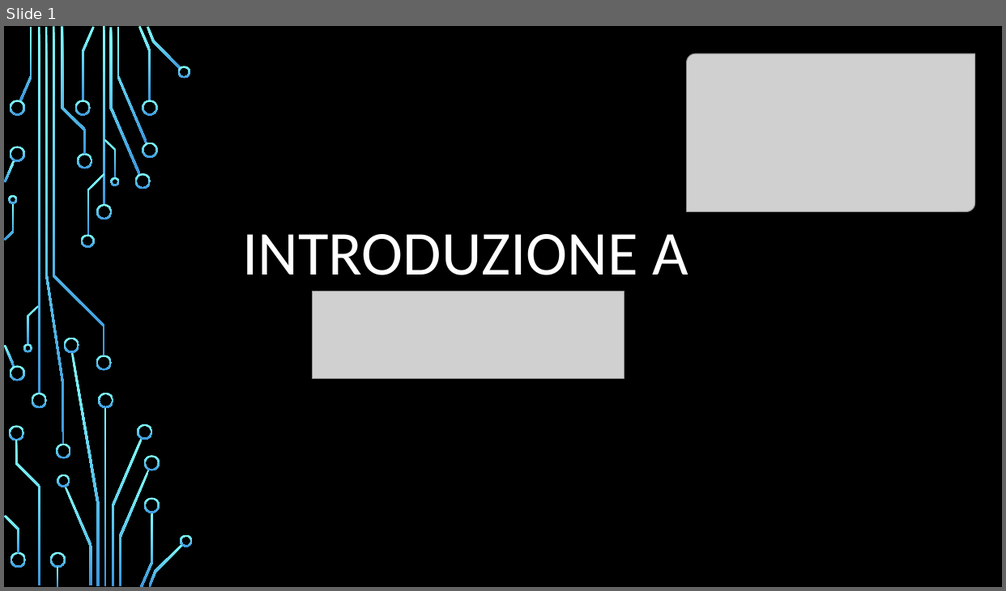
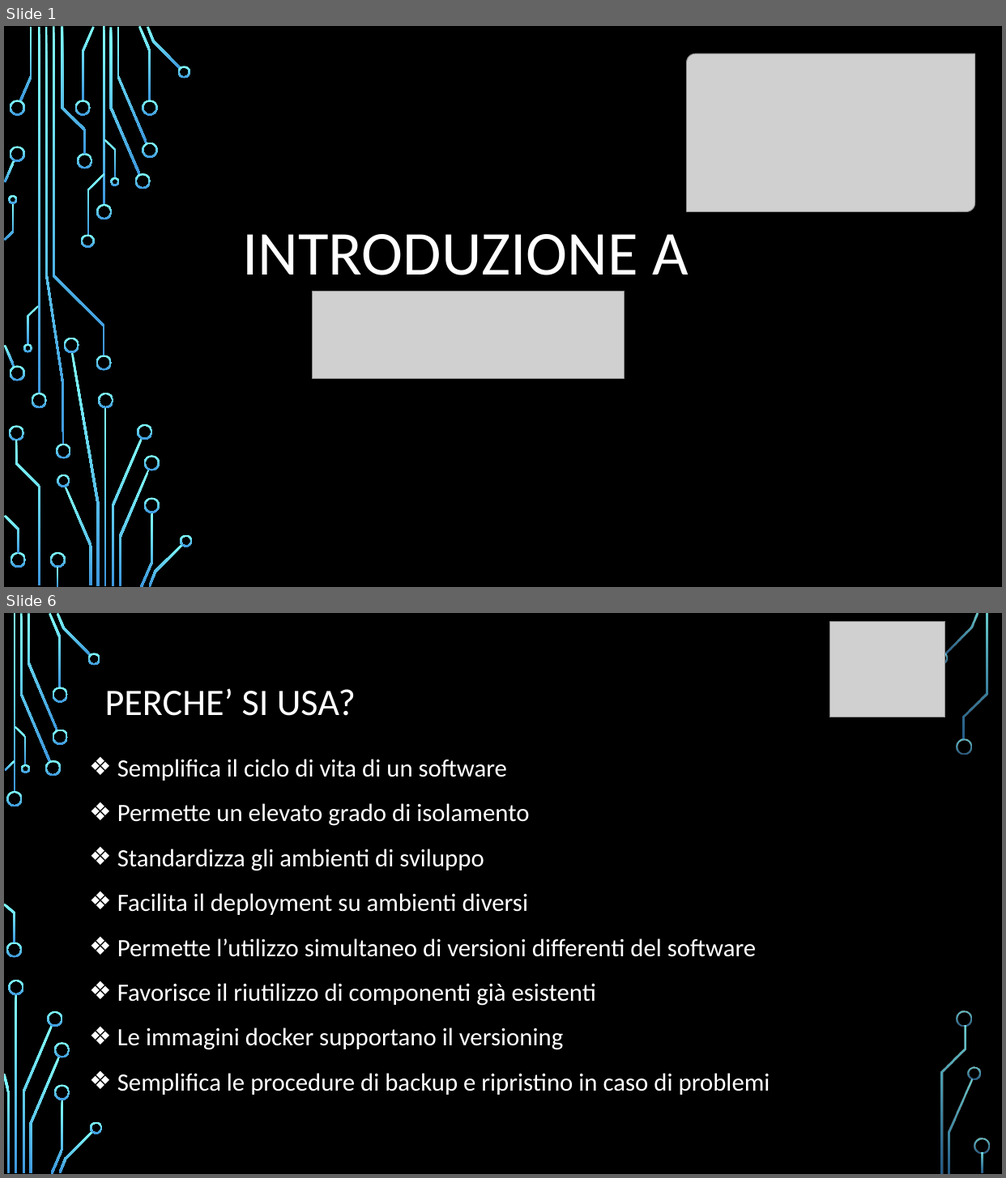
Before and after one commit to angelitadoria/Documenti-stage, a slide deck: prsentazione_DOCKER.pptx. Shown one above the other, each under a label of ours: slide 1 before the commit, slides 1 and 6 after it; the slides between them are not shown. The pictures are 1006x591 and 1006x1178 pixels, drawn with LibreOffice and Linux fonts; fonts in the diff are those of the drawing; grey boxes stand for pictures; background and template pictures are left out. Boxes give left, top, right and bottom in pixels: in the first picture for what was removed or moved away, otherwise in the second. Text is boxed around its words. In the diff, an @@ line names an element or a change of style, - is before the commit and + after.

```diff
--- a/prsentazione_DOCKER.pptx
+++ b/prsentazione_DOCKER.pptx
@@ slide 6 added at bbox=[4, 613, 1002, 1174], background picture (left out) @@
@@ picture added at bbox=[829, 621, 946, 717] @@
@@ title added at bbox=[105, 688, 356, 716], 36 pt, text #FFFFFF @@
+PERCHE’ SI USA?
@@ text added at bbox=[117, 759, 770, 1095], 24 pt, text #FFFFFF @@
+❖ Semplifica il ciclo di vita di un software
+❖ Permette un elevato grado di isolamento
+❖ Standardizza gli ambienti di sviluppo
+❖ Facilita il deployment su ambienti diversi
+❖ Permette l’utilizzo simultaneo di versioni differenti del software
+❖ Favorisce il riutilizzo di componenti già esistenti
+❖ Le immagini docker supportano il versioning
+❖ Semplifica le procedure di backup e ripristino in caso di problemi
@@ group added at bbox=[4, 613, 990, 1174]: 33 freeform shapes, 3 rectangles @@
```
Also in this commit, not shown: 2 slides changed, 4 other slides added, 2 slides removed.
